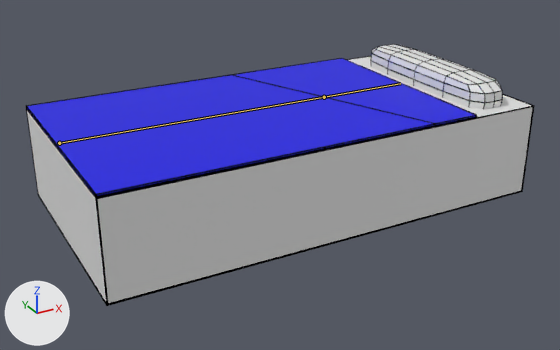
Before and after pictures for a commit that changed the Blender file Assets/Models/cama.blend.
Rendered twice from a 50 mm lens placed at (-1.51, -2.74, 1.46), pointed at (-0.03, -0.05, 0.11). The axes (+X, +Y, +Z) are drawn at lower left. The lights are the same throughout. The bones that bend it are drawn over the model as lines.

In view in the first picture: 'almohada.001', 'cama.002', 'cama.003'.
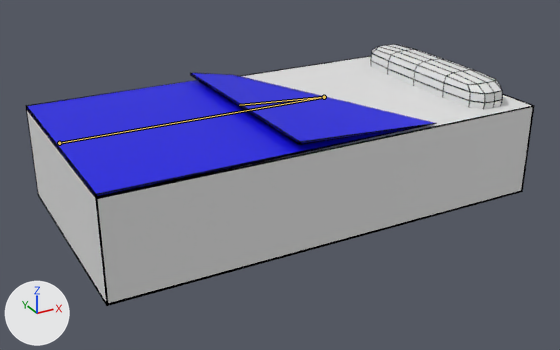
The newer file adds an action. The first version stands in its rest pose; the second is drawn at frame 1 of the action 'start'.

Boxes (x1, y1, x2, y2) around the edits, measured in the pictures (560 x 350 px):
'cama.002', posed (9% narrower, 10% shorter)
    before: (25, 58, 477, 198)
    after: (25, 72, 437, 198)
bone 'b02', root to tip
    before: (324, 97) to (400, 83)
    after: (324, 97) to (239, 105)

What the commit changed:
Bone 'b02' (bone_b02) turns from (0, 0, 0) to (176, 0, 0) degrees about its own x, y and z.
